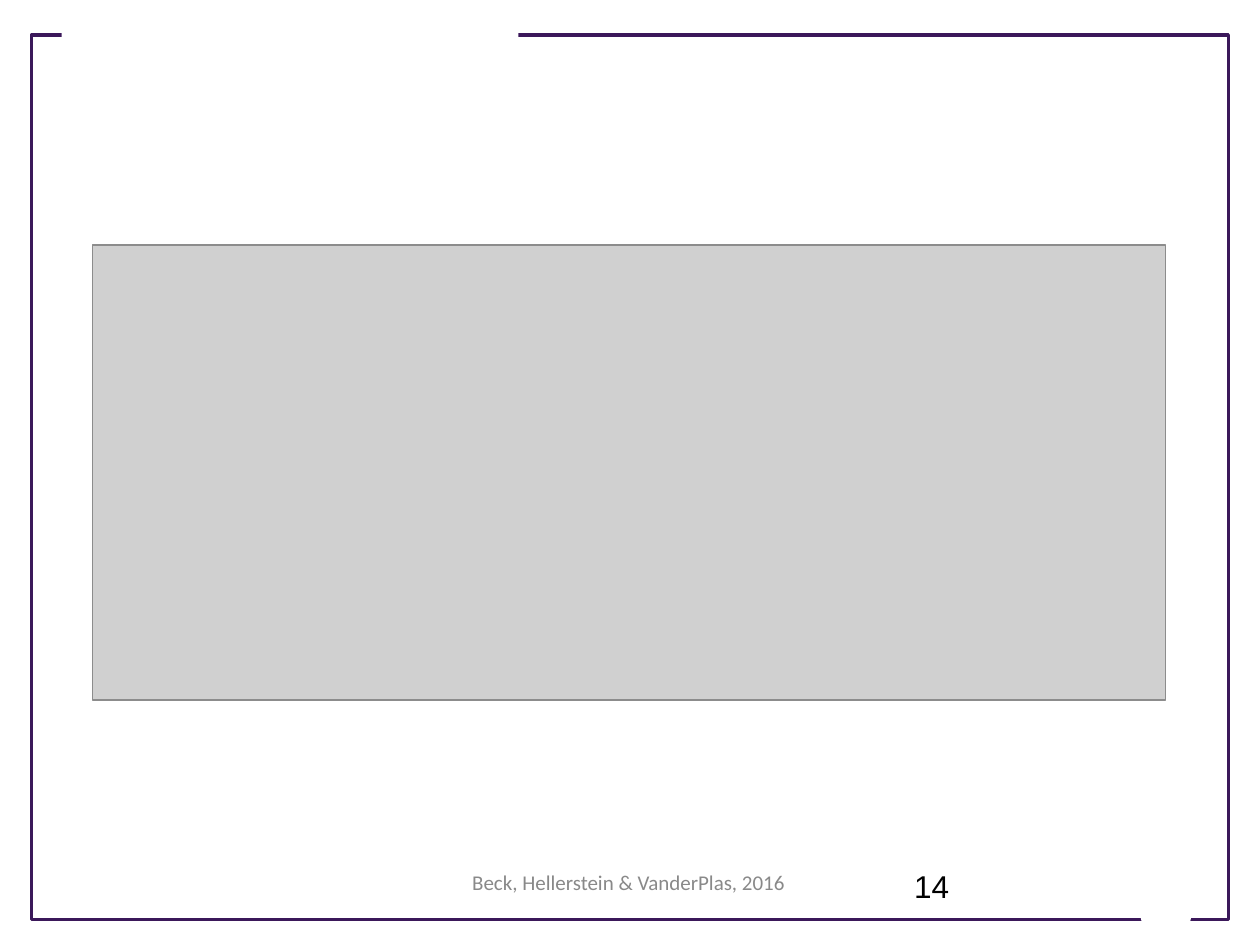
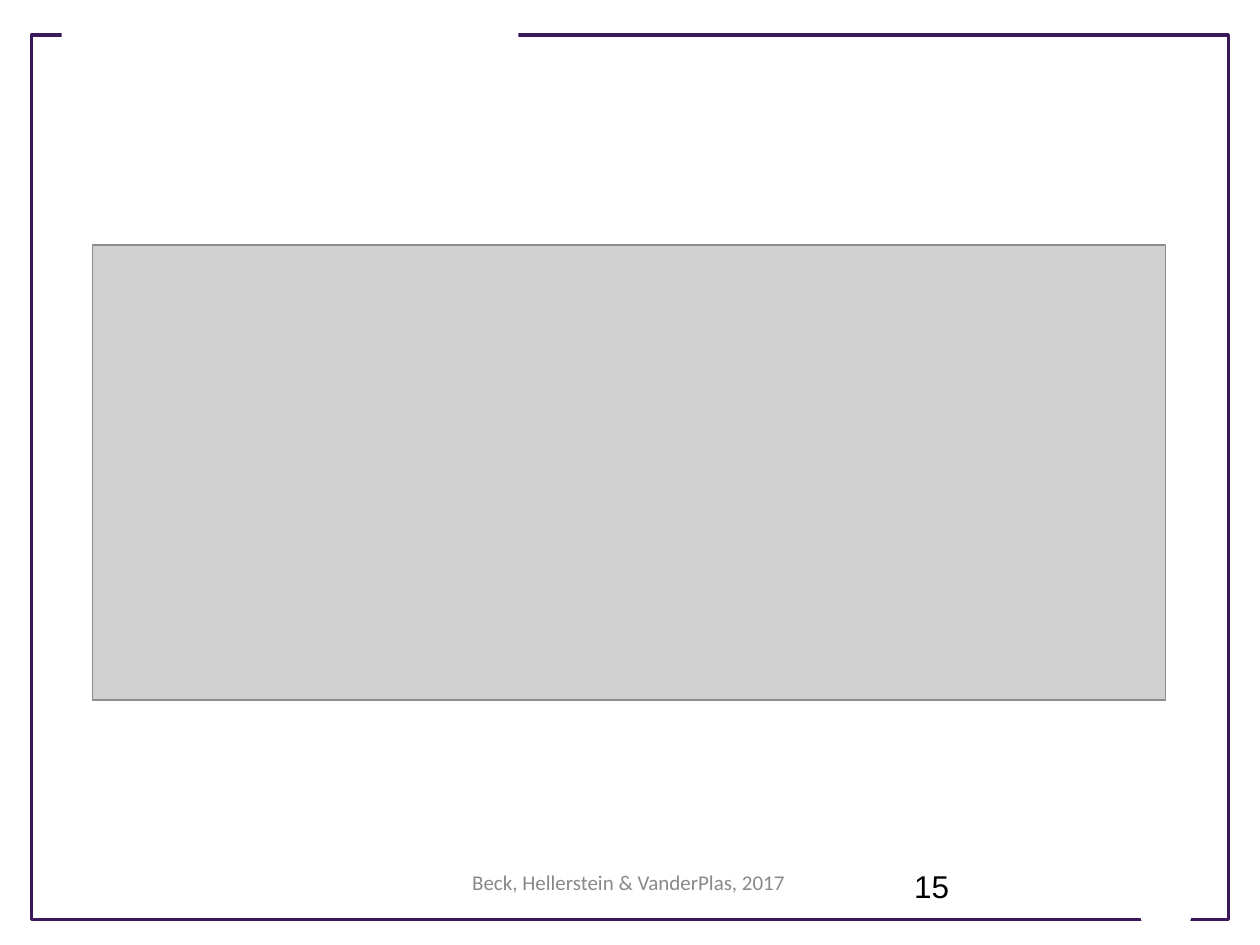
Before and after one commit to UWSEDS/LectureNotes, a slide deck: slide 15 of 03-Introduction-to-Version-Control,-part-1.pptx (slide 14 before the commit). Drawn at 1260x945 pixels with LibreOffice and Linux fonts; fonts in the diff are those of the drawing; grey boxes stand for pictures; background and template pictures are left out. Boxes give left, top, right and bottom in pixels: in the first picture for what was removed or moved away, otherwise in the second. Text is boxed around its words. In the diff, an @@ line names an element or a change of style, - is before the commit and + after.

```diff
--- a/03-Introduction-to-Version-Control,-part-1.pptx
+++ b/03-Introduction-to-Version-Control,-part-1.pptx
@@ text at (472,875,785,893): text changed @@
-Beck, Hellerstein & VanderPlas, 2016
+Beck, Hellerstein & VanderPlas, 2017
@@ page number at (914,876,949,899): text changed @@
-14
+15
```
Also in this commit, not shown: 22 other slides changed, 1 slide added.
